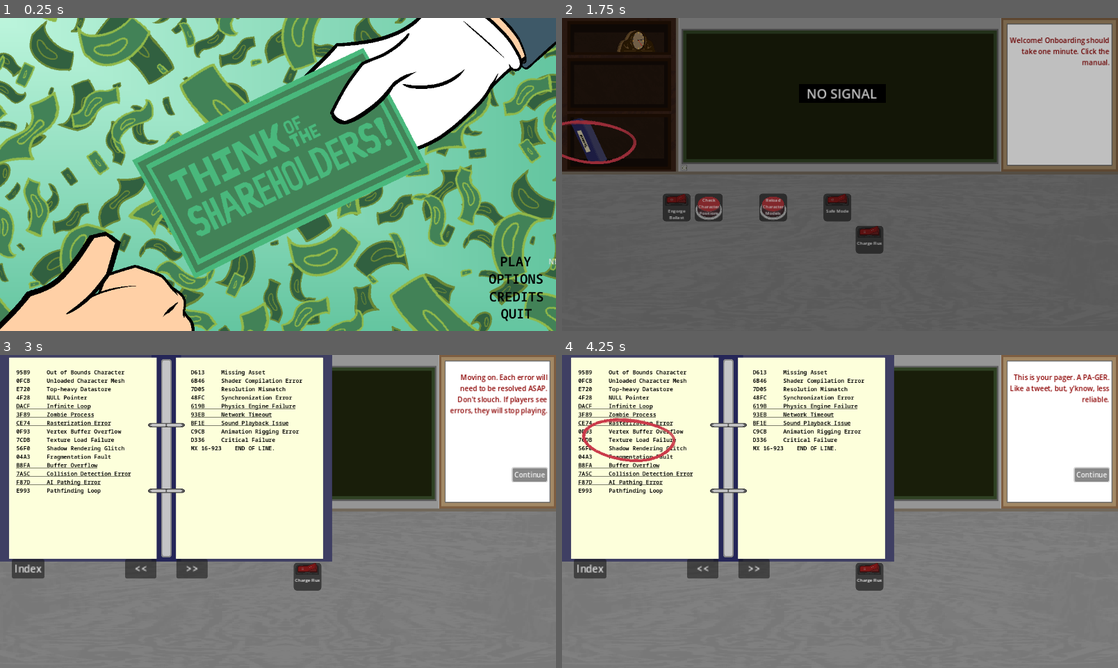
Above: before the commit, frames 1-4 (two rows, left to right).
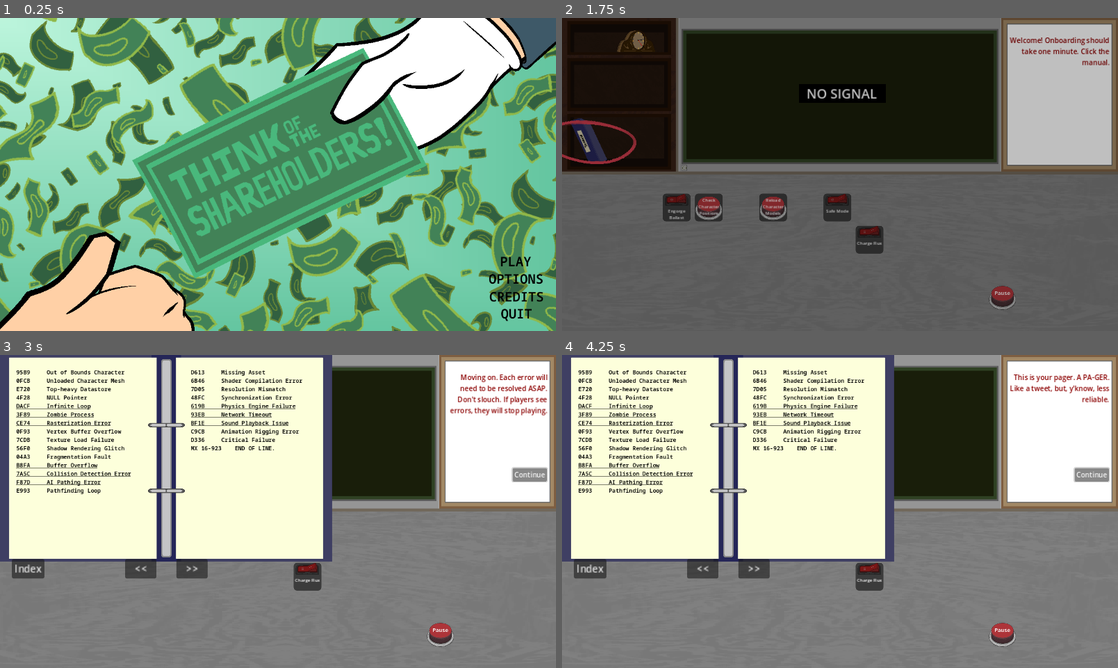
Above: after the commit, the same moments.

Repository: Carth501/team-ferret
Game: Godot game, scene res://scenes/main_menu.tscn
Same seed, same stepped clock (60 frames per second), same inputs: the game is played once before the commit and once after it. Sound files missing from this copy of the repository are replaced by a short silence.
Inputs (mouse positions are in pixels of both pictures, inside the frame that each line leads up to; where the layout moved, square brackets give the same spot in the first picture):
- Up to frame 1 (0.25 s): no input
- Up to frame 2 (1.75 s): click (1079, 262) [1095, 262] at 0.5 s; click "CONTINUE" at 1.25 s
- Up to frame 3 (3 s): click (27, 477) at 2 s; click "Continue" at 2.75 s
- Up to frame 4 (4.25 s): click "Continue" at 3.5 s

The runs differ from the first frame. In frame 1, less than 0.1% of the frame differs, in the area x 98-100%, y 76-79%; in frame 2, 0.3%; in frame 3, 0.3%; in frame 4, 0.7%, in the area x 3-82%, y 20-94%.
Error in both runs: Invalid access to property or key 'has_v' on a base object of type 'ConfigFile'. (res://scripts/settings.gd:28)

Commit message:
sort z index values

Diff:
--- a/scenes/cubicle.tscn
+++ b/scenes/cubicle.tscn
@@ -752,6 +752,7 @@
 
 [node name="pause curtain" type="Panel" parent="."]
 visible = false
+z_index = 1
 anchors_preset = 15
 anchor_right = 1.0
 anchor_bottom = 1.0
--- a/scenes/manual_book.tscn
+++ b/scenes/manual_book.tscn
@@ -5,6 +5,7 @@
 [ext_resource type="Theme" uid="uid://c0tgdmxgi26hi" path="res://assets/themes/tots_theme.tres" id="2_8r16f"]
 
 [node name="manual_book" type="Node2D"]
+z_index = 1
 scale = Vector2(1.44, 1.44)
 script = ExtResource("1_g60n5")
 
--- a/scenes/optionsMenu/options_menu.tscn
+++ b/scenes/optionsMenu/options_menu.tscn
@@ -12,6 +12,7 @@
 shader_parameter/lod = 1.71
 
 [node name="options_menu" type="Control"]
+z_index = 1
 layout_mode = 3
 anchors_preset = 15
 anchor_right = 1.0
--- a/scripts/cubicle.gd
+++ b/scripts/cubicle.gd
@@ -134,6 +134,8 @@
 func create_module_objects():
 	for module_id in module_id_list:
 		var module_definition = dereference_module_id(module_id)
+		if(module_id == "C_NERF_MECH"):
+			print(str("create_module_objects C_NERF_MECH ", module_definition))
 		var new_module
 		match module_definition.type:
 			"button":
@@ -290,4 +292,5 @@
 		var node_tutorial = tutorial_scene.instantiate()
 		node_tutorial.name = "tutorial"
 		add_child(node_tutorial)
+
 		node_tutorial.set_cubicle(self)
--- a/scripts/main_menu.gd
+++ b/scripts/main_menu.gd
@@ -18,7 +18,6 @@
 		await save_handler.ready
 	save_data = save_handler.save_data
 	if(save_data.size() == 0):
-		play_button.text = "NEW GAME"
 		play_button.pressed.disconnect(load_latest)
 		play_button.pressed.connect(create_new_game)
 
--- a/scripts/manual.gd
+++ b/scripts/manual.gd
@@ -25,6 +25,7 @@
 	manual_book.visible = !manual_book.visible
 	if(manual_book.visible):
 		manual_open.emit()
+		manual_book.position = Vector2(0, 0)
 	write_pages()
 
 func write_manual(error_list, control_list):
--- a/scripts/singletons/save_handler.gd
+++ b/scripts/singletons/save_handler.gd
@@ -89,8 +89,6 @@
 	if(!complete_levels.has(level_id)):
 		complete_levels.append(level_id)
 		write_save(active_save)
-	transition_screen_single.transitioned.connect(go_to_game_menu)
-	transition_screen_single.transition()
 
 func go_to_game_menu():
 	change_to("res://scenes/game_menu.tscn")
--- a/scripts/tutorial.gd
+++ b/scripts/tutorial.gd
@@ -19,20 +19,20 @@
 
 func set_up_textbox():
 	textbox.mouse_filter = 1
-	textbox.size = Vector2(240, 400)
+	textbox.size = Vector2(240, 300)
 	add_child(textbox)
 	textbox.label_settings = LabelSettings.new()
 	textbox.label_settings.font_color = Color.DARK_RED
 	textbox.position = Vector2(20, 40)
 	textbox.layout_direction = Control.LAYOUT_DIRECTION_RTL
 	textbox.autowrap_mode = TextServer.AUTOWRAP_WORD
+	textbox.mouse_filter = Control.MOUSE_FILTER_PASS
 
 func hide_stuff():
 	cubicle_instance.stop_timers()
 	cubicle_instance.level_clock_handler.visible = false
 	cubicle_instance.simulation_screen.visible = false
 	cubicle_instance.pager_ref.visible = false
-	cubicle_instance.pause_button.visible = false
 
 func step1():
 	textbox.text = "Welcome! Onboarding should take one minute. Click the manual."
Not shown: 1 places in scenes/cubicle.tscn that only renumber resources
